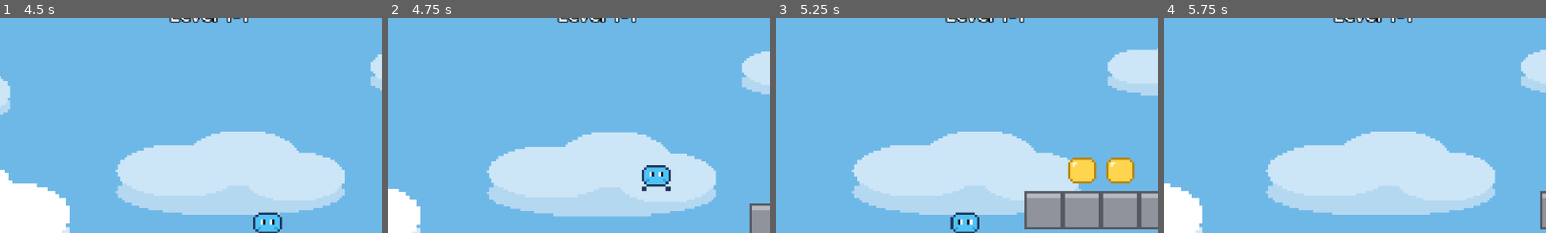
Above: before the commit, frames 1-4 (left to right).
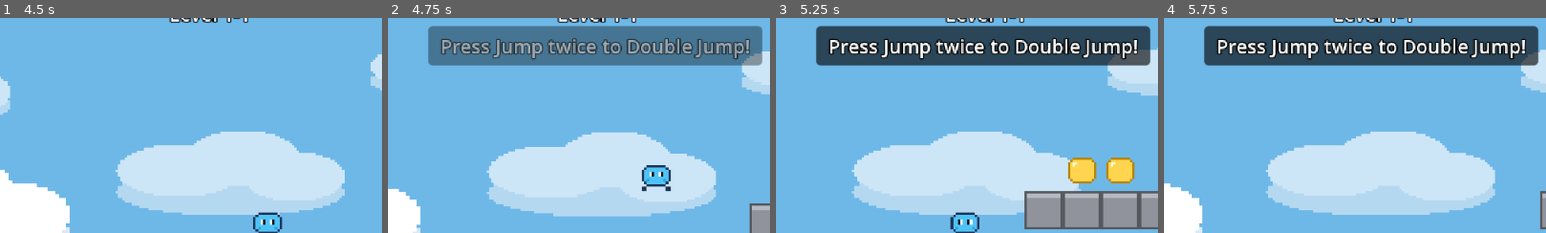
Above: after the commit, the same moments.

Repository: greentea524/godot-game
Game: Godot game, scene res://scenes/main_menu.tscn
Two runs of this game, one before a commit and one after it. Both use one fixed random seed, a clock stepped at 60 frames per second and the inputs below.
Inputs (mouse positions are % of the whole screen's width and height, from its top left):
- Up to frame 1 (4.5 s): click "Start" at 0.5 s; move the mouse to (72, 45) at 1.27 s; hold D (move_right) 1.28-2.78 s; tap Space (jump) at 1.35, 1.52, 1.82, 2.1, 2.27, 2.57, 2.85, 3.6, 3.77, 4.07, 4.35 s; click (72, 45) at 1.42 s; move the mouse to (30, 55) at 2.02 s; click (30, 55) at 2.17 s; move the mouse to (60, 28) at 2.77 s; hold A (move_left) 2.78-3.53 s; click (60, 28) at 2.92 s; move the mouse to (45, 70) at 3.52 s; hold D (move_right) from 3.53 s (still down); click (45, 70) at 3.67 s; move the mouse to (80, 65) at 4.27 s; click (80, 65) at 4.42 s
- Up to frame 2 (4.75 s): keep holding D (move_right); tap Space (jump) at 4.52 s
- Up to frame 3 (5.25 s): tap Space (jump) at 4.82, 5.1 s; move the mouse to (20, 35) at 5.02 s; release D (move_right) at 5.03 s; hold A (move_left) from 5.03 s (still down); click (20, 35) at 5.17 s
- Up to frame 4 (5.75 s): keep holding A (move_left); tap Space (jump) at 5.27, 5.57 s
The pictures show only the part of the screen within x 23-73%, y 6-56%; the shares and areas given below are measured in that part.

Frame 1 is identical in both runs. In frame 2, 16% of the frame differs, in the area x 10-98%, y 3-23%; in frame 3, 16%; in frame 4, 16%.

Commit message:
Add double-jump tutorial prompt to level 1-1 (PG-65)
Port the JS platformer's double-jump hint. A transient banner
("Press Jump twice to Double Jump!") fades in when the player advances
past x=280 in level 1-1, holds ~3s, then fades out. Shown every run,
since the level reloads fresh (matching the JS "show every time in 1-1").

- scenes/tutorial_prompt.tscn + tutorial_prompt.gd: a CanvasLayer banner
  with fade in/hold/out; purely visual, no gameplay impact.
- level.gd instances it only when current_level == 0 and fires it once
  the player crosses TUTORIAL_TRIGGER_X.

Gameplay suite now 53 checks incl. tutorial present / hidden pre-trigger
/ shown past trigger; all pass. Level 1-1 smoke-runs clean.

Co-Authored-By: Claude Fable 5 <noreply@anthropic.com>

Diff:
--- /dev/null
+++ b/scenes/tutorial_prompt.tscn
@@ -0,0 +1,44 @@
+[gd_scene load_steps=3 format=3]
+
+[ext_resource type="Script" path="res://scripts/tutorial_prompt.gd" id="1_script"]
+
+[sub_resource type="StyleBoxFlat" id="panel"]
+content_margin_left = 10.0
+content_margin_top = 5.0
+content_margin_right = 10.0
+content_margin_bottom = 5.0
+bg_color = Color(0, 0, 0, 0.62)
+corner_radius_top_left = 4
+corner_radius_top_right = 4
+corner_radius_bottom_right = 4
+corner_radius_bottom_left = 4
+
+[node name="TutorialPrompt" type="CanvasLayer"]
+layer = 5
+script = ExtResource("1_script")
+
+[node name="Root" type="Control" parent="."]
+layout_mode = 3
+anchors_preset = 15
+anchor_right = 1.0
+anchor_bottom = 1.0
+grow_horizontal = 2
+grow_vertical = 2
+mouse_filter = 2
+
+[node name="Panel" type="PanelContainer" parent="Root"]
+layout_mode = 1
+anchor_left = 0.5
+anchor_right = 0.5
+anchor_top = 0.0
+offset_top = 30.0
+grow_horizontal = 2
+theme_override_styles/panel = SubResource("panel")
+
+[node name="TutorialLabel" type="Label" parent="Root/Panel"]
+unique_name_in_owner = true
+layout_mode = 2
+theme_override_colors/font_outline_color = Color(0, 0, 0, 1)
+theme_override_constants/outline_size = 4
+theme_override_font_sizes/font_size = 16
+horizontal_alignment = 1
--- a/scripts/level.gd
+++ b/scripts/level.gd
@@ -40,6 +40,11 @@
 const HUD_SCENE := preload("res://scenes/hud.tscn")
 const PAUSE_MENU_SCENE := preload("res://scenes/pause_menu.tscn")
 const GHOST_SCENE := preload("res://scenes/ghost.tscn")
+const TUTORIAL_PROMPT_SCENE := preload("res://scenes/tutorial_prompt.tscn")
+
+## Double-jump tutorial trigger in level 1-1 (PG-65): world x the player
+## must reach before the hint shows. Reset each load, so it shows every run.
+const TUTORIAL_TRIGGER_X := 280.0
 const CLOUDS_TEXTURE := preload("res://assets/clouds.png")
 const CRYSTALS_TEXTURE := preload("res://assets/crystals.png")
 const STARS_TEXTURE := preload("res://assets/stars.png")
@@ -75,6 +80,9 @@
 var _meteor_timer := 1.2
 ## peer_id -> Ghost node, in multiplayer races (PG-51).
 var _ghosts := {}
+## Level 1-1 double-jump tutorial banner + one-shot guard (PG-65).
+var _tutorial: TutorialPrompt = null
+var _tutorial_shown := false
 
 @onready var tiles: TileMapLayer = $TileMapLayer
 
@@ -89,6 +97,10 @@
 	_build()
 	add_child(HUD_SCENE.instantiate())
 	add_child(PAUSE_MENU_SCENE.instantiate())
+	# Double-jump tutorial banner, only in level 1-1 (PG-65).
+	if GameManager.current_level == 0:
+		_tutorial = TUTORIAL_PROMPT_SCENE.instantiate()
+		add_child(_tutorial)
 
 
 func _physics_process(delta: float) -> void:
@@ -96,6 +108,11 @@
 	if is_instance_valid(_player) and not _player.dying \
 			and _player.global_position.y > _kill_y:
 		_player.die()
+	# Double-jump hint fires once the player advances past the trigger (PG-65).
+	if _tutorial != null and not _tutorial_shown and is_instance_valid(_player) \
+			and _player.global_position.x >= TUTORIAL_TRIGGER_X:
+		_tutorial_shown = true
+		_tutorial.show_message("Press Jump twice to Double Jump!")
 	if meteors:
 		_meteor_timer -= delta
 		if _meteor_timer <= 0.0:
--- /dev/null
+++ b/scripts/tutorial_prompt.gd
@@ -0,0 +1,21 @@
+class_name TutorialPrompt
+extends CanvasLayer
+## Transient on-screen tutorial banner (PG-65, ported from the JS
+## platformer's double-jump hint). Fades a message in, holds, then fades
+## out. Purely visual — no gameplay impact.
+
+@onready var root: Control = $Root
+@onready var label: Label = %TutorialLabel
+
+
+func _ready() -> void:
+	root.modulate.a = 0.0
+
+
+func show_message(text: String, hold := 3.0) -> void:
+	label.text = text
+	root.modulate.a = 0.0
+	var tween := create_tween()
+	tween.tween_property(root, "modulate:a", 1.0, 0.4)
+	tween.tween_interval(hold)
+	tween.tween_property(root, "modulate:a", 0.0, 0.6)
--- a/tests/gameplay_test.gd
+++ b/tests/gameplay_test.gd
@@ -70,6 +70,16 @@
 	add_child(level)
 	await _wait_frames(5)
 	var player: Player = level.get_node("Player_Local")
+
+	# --- Double-jump tutorial in 1-1 (PG-65) ---
+	var tutorial: TutorialPrompt = _find_tutorial(level)
+	_check(tutorial != null, "level 1-1 has a double-jump tutorial prompt")
+	_check(not level._tutorial_shown, "tutorial hidden before the trigger point")
+	player.global_position.x = 300.0  # past TUTORIAL_TRIGGER_X (280)
+	await _wait_frames(3)
+	_check(level._tutorial_shown and tutorial != null \
+			and tutorial.label.text.contains("Double Jump"),
+			"double-jump tutorial appears past the trigger point")
 
 	# --- Ground decor (PG-55) ---
 	var decor := _find_decor(level)
@@ -335,6 +345,13 @@
 	return victim.dying
 
 
+func _find_tutorial(level: Node) -> TutorialPrompt:
+	for child in level.get_children():
+		if child is TutorialPrompt:
+			return child
+	return null
+
+
 func _find_decor(level: Node) -> GroundDecor:
 	for child in level.get_children():
 		if child is GroundDecor:
Not shown, added: scripts/tutorial_prompt.gd.uid
